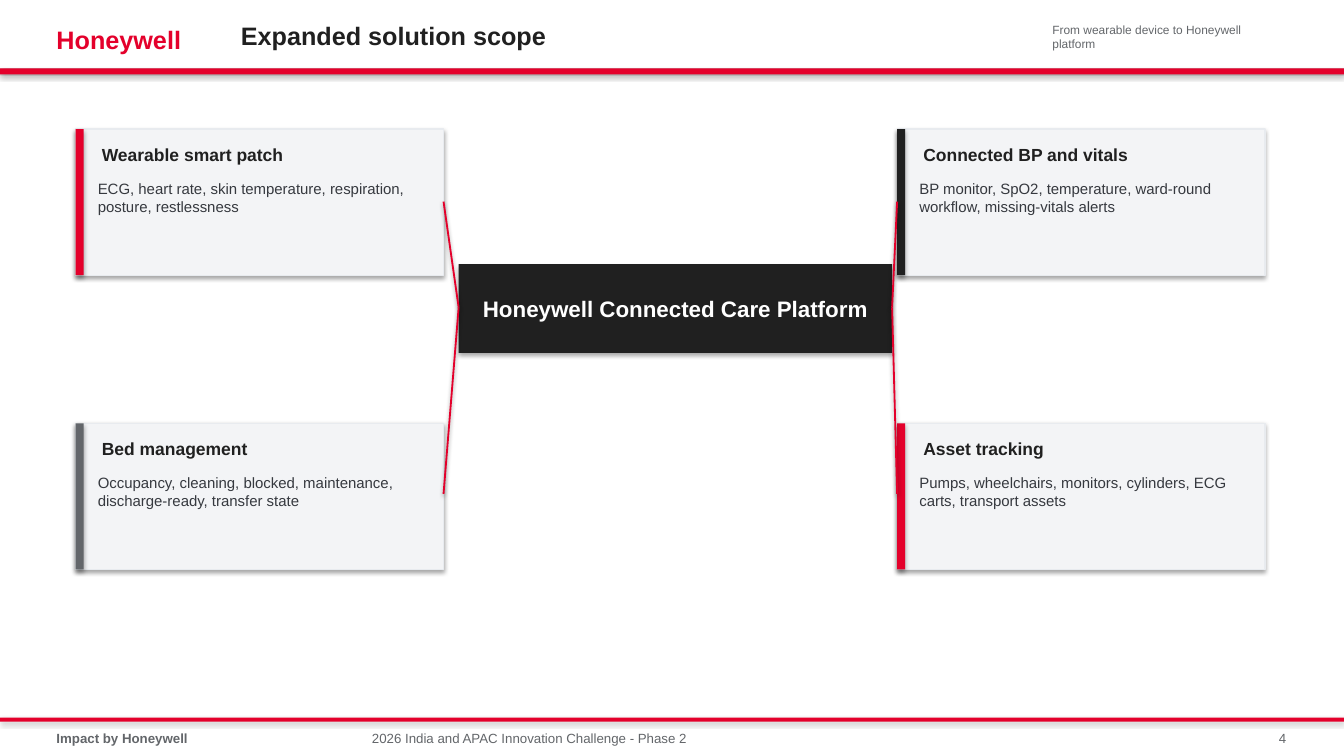
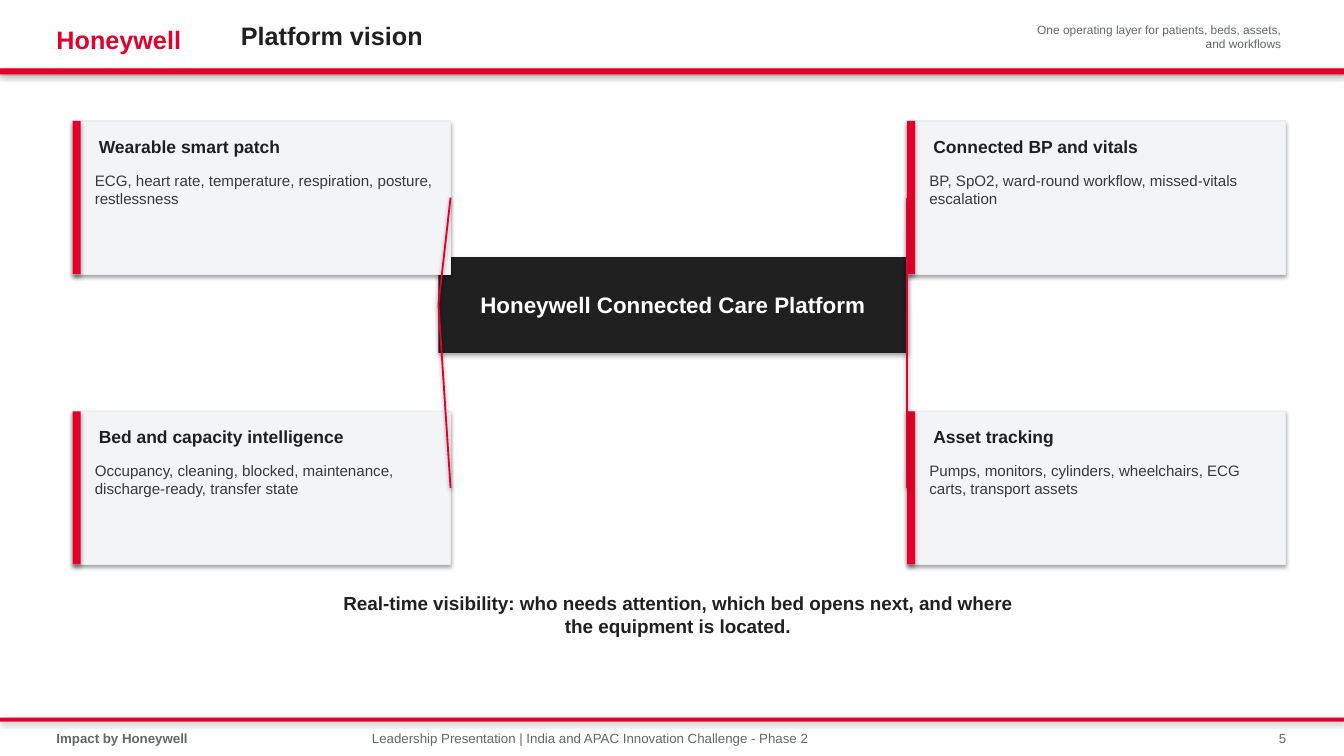
Before and after one commit to shyamnexus/HON_WSP_Innovation_Challenge, a slide deck: slide 5 of India_APAC_Innovation_Challenge_Phase2_Connected_Care_Platform.pptx (slide 4 before the commit). Drawn at 1344x756 pixels with LibreOffice and Linux fonts; fonts in the diff are those of the drawing. Boxes give left, top, right and bottom in pixels: in the first picture for what was removed or moved away, otherwise in the second. Text is boxed around its words. In the diff, an @@ line names an element or a change of style, - is before the commit and + after.

```diff
--- a/India_APAC_Innovation_Challenge_Phase2_Connected_Care_Platform.pptx
+++ b/India_APAC_Innovation_Challenge_Phase2_Connected_Care_Platform.pptx
@@ text at (x1=241, y1=26, x2=423, y2=46): text changed @@
-Expanded solution scope
+Platform vision
@@ text at (x1=1037, y1=25, x2=1281, y2=48): text changed @@
-From wearable device to Honeywell platform
+One operating layer for patients, beds, assets, and workflows
@@ rectangle resized from (x1=76, y1=129, x2=444, y2=275) to (x1=73, y1=121, x2=451, y2=274) @@
@@ rectangle resized from (x1=76, y1=129, x2=84, y2=275) to (x1=73, y1=121, x2=81, y2=274) @@
@@ text "Wearable smart patch" moved from (x1=102, y1=148, x2=284, y2=165) to (x1=99, y1=140, x2=281, y2=157) @@
@@ rectangle resized from (x1=897, y1=129, x2=1265, y2=275) to (x1=907, y1=121, x2=1286, y2=274) @@
@@ rectangle resized from (x1=897, y1=129, x2=905, y2=275) to (x1=907, y1=121, x2=915, y2=274) @@
@@ rectangle at (x1=907, y1=121, x2=915, y2=274): fill #202020 to #E4002B @@
@@ text "Connected BP and vitals" moved from (x1=923, y1=148, x2=1128, y2=161) to (x1=933, y1=140, x2=1138, y2=153) @@
@@ text at (x1=95, y1=175, x2=433, y2=204): text changed; size 10.7 to 10.8 pt @@
-ECG, heart rate, skin temperature, respiration, posture, restlessness
+ECG, heart rate, temperature, respiration, posture, restlessness
@@ text at (x1=929, y1=175, x2=1237, y2=204): text changed; size 10.7 to 10.8 pt @@
-BP monitor, SpO2, temperature, ward-round workflow, missing-vitals alerts
+BP, SpO2, ward-round workflow, missed-vitals escalation
@@ line moved from (444, 202) - (459, 308) to (451, 198) - (439, 304) @@
@@ line moved from (897, 202) - (892, 308) to (907, 198) - (907, 304) @@
@@ rectangle "Honeywell Connected Care Platform" resized from (x1=459, y1=264, x2=892, y2=353) to (x1=439, y1=257, x2=907, y2=353) @@
@@ line moved from (444, 494) - (459, 308) to (451, 488) - (439, 304) @@
@@ line moved from (897, 494) - (892, 308) to (907, 488) - (907, 304) @@
@@ rectangle resized from (x1=76, y1=423, x2=444, y2=570) to (x1=73, y1=411, x2=451, y2=565) @@
@@ rectangle resized from (x1=76, y1=423, x2=84, y2=570) to (x1=73, y1=411, x2=81, y2=565) @@
@@ rectangle at (x1=73, y1=411, x2=81, y2=565): fill #63666A to #E4002B @@
@@ rectangle resized from (x1=897, y1=423, x2=905, y2=570) to (x1=907, y1=411, x2=915, y2=565) @@
@@ rectangle resized from (x1=897, y1=423, x2=1265, y2=570) to (x1=907, y1=411, x2=1286, y2=565) @@
@@ text at (x1=99, y1=430, x2=343, y2=447): text changed @@
-Bed management
+Bed and capacity intelligence
@@ text "Asset tracking" moved from (x1=923, y1=442, x2=1044, y2=459) to (x1=933, y1=430, x2=1054, y2=447) @@
@@ text "Occupancy, cleaning, blocked, maintenance, discharge-ready, ..." moved from (x1=98, y1=477, x2=393, y2=509) to (x1=95, y1=465, x2=394, y2=497) @@
@@ text "Occupancy, cleaning, blocked, maintenance, discharge-ready, ..." at (x1=95, y1=465, x2=394, y2=497): size 10.7 to 10.8 pt @@
@@ text at (x1=929, y1=465, x2=1240, y2=497): text changed; size 10.7 to 10.8 pt @@
-Pumps, wheelchairs, monitors, cylinders, ECG carts, transport assets
+Pumps, monitors, cylinders, wheelchairs, ECG carts, transport assets
@@ text added at (x1=343, y1=596, x2=1012, y2=637), 13.5 pt, text #202020, bold @@
+Real-time visibility: who needs attention, which bed opens next, and where the equipment is located.
@@ text at (x1=372, y1=733, x2=808, y2=746): text changed @@
-2026 India and APAC Innovation Challenge - Phase 2
+Leadership Presentation | India and APAC Innovation Challenge - Phase 2
@@ text at (x1=1279, y1=734, x2=1286, y2=743): text changed @@
-4
+5
```
Also in this commit, not shown: 8 other slides changed, 5 slides added, 5 slides removed, 1 other file.
